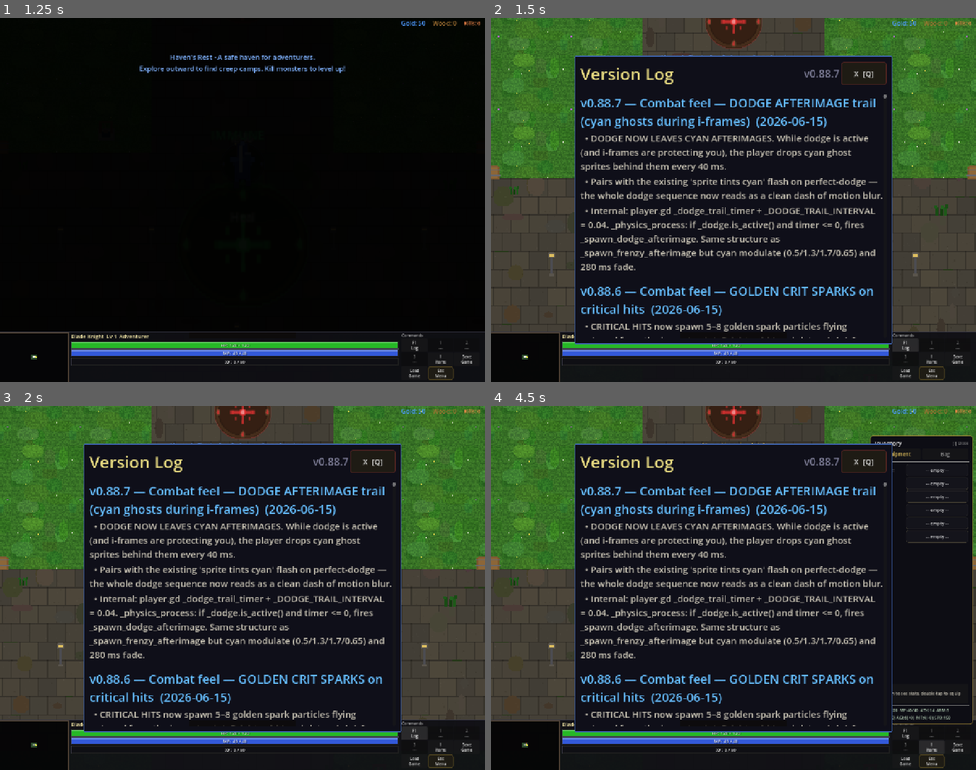
Above: before the commit, frames 1-4 (two rows, left to right).
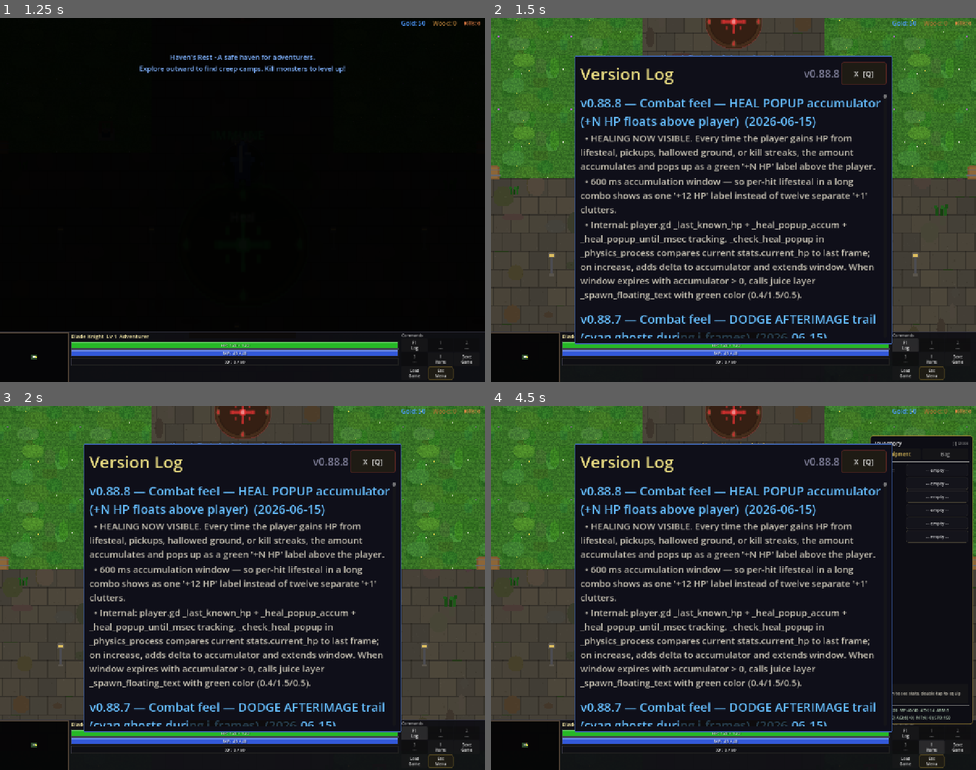
Above: after the commit, the same moments.

Repository: slxny/legends-open-rpg
Game: Godot game, scene res://scenes/main.tscn
Same seed, same stepped clock (60 frames per second), same inputs: the game is played once before the commit and once after it.
Inputs (mouse positions are in pixels of both pictures, inside the frame that each line leads up to):
- Up to frame 1 (1.25 s): tap Enter at 0.5 s; move the mouse to (218, 272) at 0.52 s; hold W (move_up) from 0.53 s (still down); hold Q (ability_1) from 0.53 s (still down); click (218, 272) at 0.67 s
- Up to frame 2 (1.5 s): release W (move_up) at 1.25 s; release Q (ability_1) at 1.25 s; click "F1 Log" at 1.25 s
- Up to frame 3 (2 s): no input
- Up to frame 4 (4.5 s): click "1 ---" at 2 s; click "2 ---" at 2.75 s; click "3 ---" at 3.5 s; click "I Items" at 4.25 s

Frame 1 is identical in both runs. In frame 2, 11% of the frame differs, in the area x 18-81%, y 14-88%; in frame 3, 11%; in frame 4, 11%.

Commit message:
v0.88.8: Combat feel — HEAL POPUP accumulator
Healing now visible. Every HP gain (lifesteal, pickup, hallowed
ground, kill streak) accumulates and pops up as a green '+N HP'
label above the player.

600ms accumulation window — per-hit lifesteal in a long combo shows
as one '+12 HP' label instead of twelve separate '+1' clutters.

- player.gd _check_heal_popup in _physics_process:
  _last_known_hp tracks previous frame's HP.
  On stats.current_hp > _last_known_hp: delta added to
  _heal_popup_accum, _heal_popup_until_msec extended.
  When window expires with accumulator > 0:
    _show_heal_popup(amount) — juice _spawn_floating_text with
    label '+N HP', green color (0.4/1.5/0.5), small size.
  Reset accumulator + window.

Headless: smoke all PASS, parse clean.

Co-Authored-By: Claude Opus 4.7 (1M context) <noreply@anthropic.com>

Diff:
--- a/scenes/player/player.gd
+++ b/scenes/player/player.gd
@@ -496,6 +496,9 @@
 	if _music_intensity_tick <= 0.0:
 		_music_intensity_tick = _MUSIC_INTENSITY_INTERVAL
 		_report_music_intensity()
+
+	# Phase 5.x — heal popup detection (HP delta > 0 = healing).
+	_check_heal_popup()
 
 	# Heal beacon immunity visual feedback — detect transitions
 	if is_on_heal_beacon and not _was_on_heal_beacon:
@@ -4280,6 +4283,10 @@
 # Phase 5.x — dodge afterimage trail timer.
 var _dodge_trail_timer: float = 0.0
 const _DODGE_TRAIL_INTERVAL: float = 0.04
+# Phase 5.x — heal popup. Tracks last known HP to detect heal events.
+var _last_known_hp: int = -1
+var _heal_popup_accum: int = 0
+var _heal_popup_until_msec: int = 0
 # Phase 5.5 — reactive music intensity tick.
 var _music_intensity_tick: float = 0.0
 const _MUSIC_INTENSITY_INTERVAL: float = 0.3
@@ -4432,6 +4439,35 @@
 
 
 # Phase 5.x — dodge afterimage. Cyan ghost trail during i-frames.
+# Phase 5.x — accumulate heals within ~600 ms into a single floating
+# green "+N" popup so the screen doesn't fill with +1 numbers from per-
+# hit lifesteal.
+func _check_heal_popup() -> void:
+	if _is_dead or not ("current_hp" in stats):
+		return
+	var cur: int = int(stats.current_hp)
+	if _last_known_hp < 0:
+		_last_known_hp = cur
+		return
+	if cur > _last_known_hp:
+		var delta: int = cur - _last_known_hp
+		_heal_popup_accum += delta
+		_heal_popup_until_msec = Time.get_ticks_msec() + 600
+	_last_known_hp = cur
+	# Flush accumulated heal as a popup when window expires.
+	if _heal_popup_accum > 0 and Time.get_ticks_msec() >= _heal_popup_until_msec:
+		_show_heal_popup(_heal_popup_accum)
+		_heal_popup_accum = 0
+		_heal_popup_until_msec = 0
+
+
+func _show_heal_popup(amount: int) -> void:
+	if _juice == null or not _juice.has_method("_spawn_floating_text"):
+		return
+	var label: String = "+%d HP" % amount
+	_juice._spawn_floating_text(global_position + Vector2(randf_range(-8, 8), -40), label, Color(0.4, 1.5, 0.5), false)
+
+
 func _spawn_dodge_afterimage() -> void:
 	if not is_instance_valid(sprite) or sprite.texture == null:
 		return
--- a/scenes/ui/changelog_dialog.gd
+++ b/scenes/ui/changelog_dialog.gd
@@ -9,9 +9,19 @@
 var _is_visible: bool = false
 var _is_mobile: bool = false
 
-const GAME_VERSION := "v0.88.7"
+const GAME_VERSION := "v0.88.8"
 
 const CHANGELOG: Array[Dictionary] = [
+	{
+		"version": "v0.88.8",
+		"title": "Combat feel — HEAL POPUP accumulator (+N HP floats above player)",
+		"date": "2026-06-15",
+		"entries": [
+			"HEALING NOW VISIBLE. Every time the player gains HP from lifesteal, pickups, hallowed ground, or kill streaks, the amount accumulates and pops up as a green '+N HP' label above the player.",
+			"600 ms accumulation window — so per-hit lifesteal in a long combo shows as one '+12 HP' label instead of twelve separate '+1' clutters.",
+			"Internal: player.gd _last_known_hp + _heal_popup_accum + _heal_popup_until_msec tracking. _check_heal_popup in _physics_process compares current stats.current_hp to last frame; on increase, adds delta to accumulator and extends window. When window expires with accumulator > 0, calls juice layer _spawn_floating_text with green color (0.4/1.5/0.5).",
+		]
+	},
 	{
 		"version": "v0.88.7",
 		"title": "Combat feel — DODGE AFTERIMAGE trail (cyan ghosts during i-frames)",
